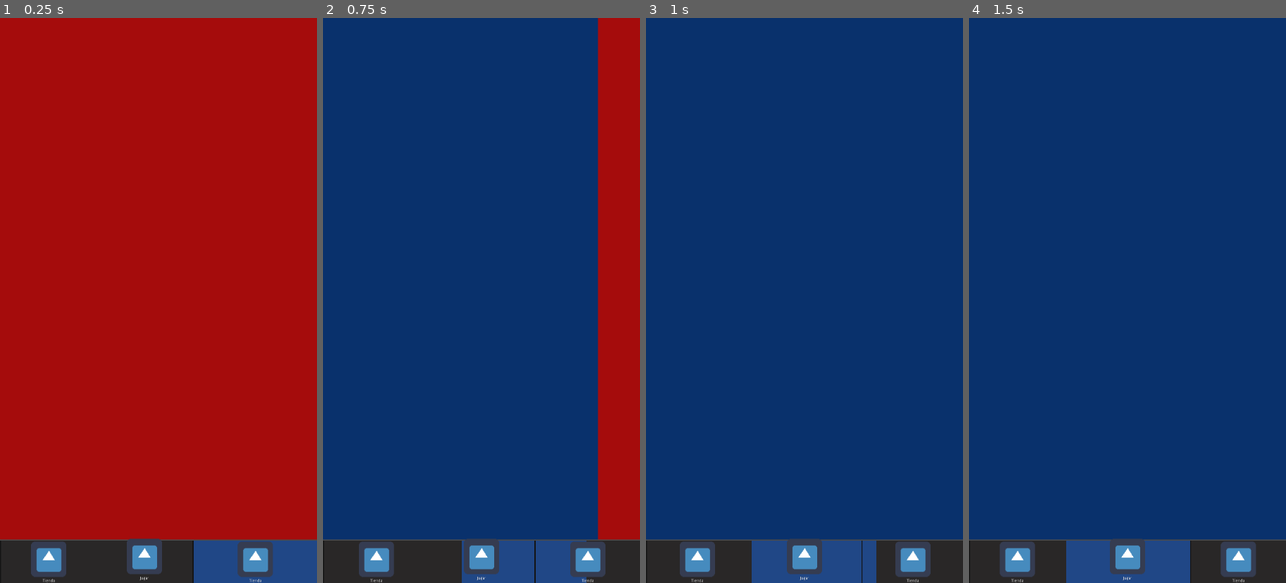
Above: before the commit, frames 1-4 (left to right).
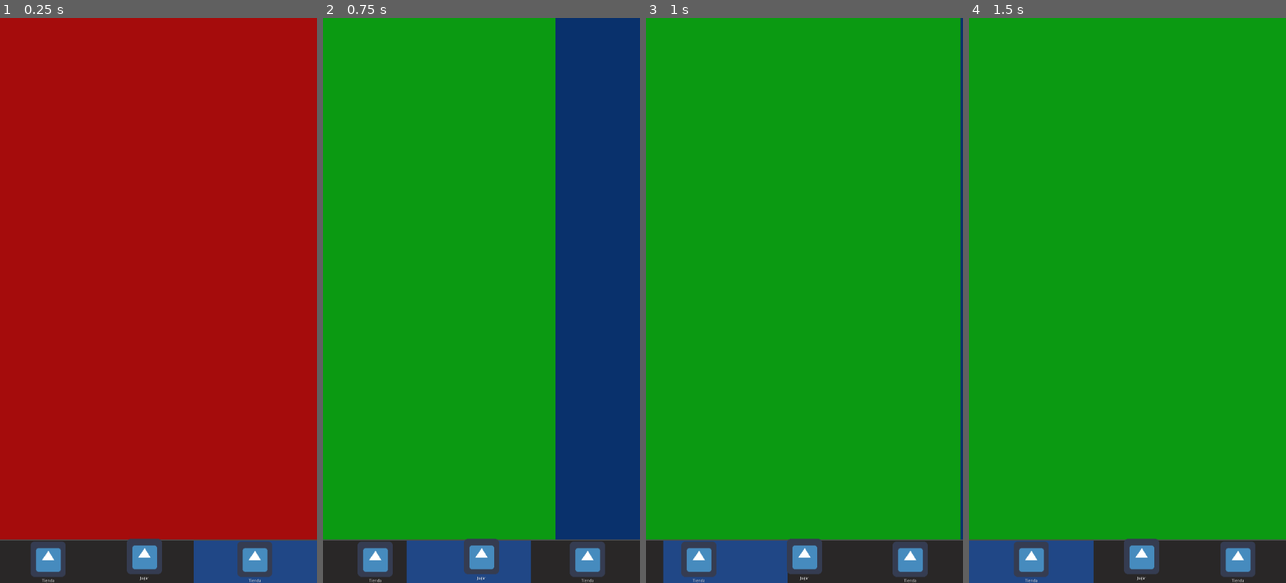
Above: after the commit, the same moments.

Repository: kevinMG01/Olympic
Game: Godot game, scene res://Mundo_general/Menu/Control.tscn
Same seed, same stepped clock (60 frames per second), same inputs: the game is played once before the commit and once after it. The project has no main scene, so this scene is started directly. The engine's default icon, where the game draws it, is replaced by a stand-in: a white triangle on a blue panel in a dark square.
Inputs (mouse positions are in pixels of both pictures, inside the frame that each line leads up to):
- Up to frame 1 (0.25 s): no input
- Up to frame 2 (0.75 s): click (370, 560) at 0.52 s
- Up to frame 3 (1 s): no input
- Up to frame 4 (1.5 s): click (1016, 560) at 1.27 s

The runs differ from the first frame. In frame 1, 0.1% of the frame differs, in the area x 9-86%, y 92-100%; in frame 2, 82%; in frame 3, 95%; in frame 4, 97%, in the area x 0-100%, y 0-100%.

Commit message:
no tocar

Diff:
--- a/Mundo_general/Menu/Control.gd
+++ b/Mundo_general/Menu/Control.gd
@@ -59,6 +59,8 @@
 
 
 
+
+
 func _on_Button_pressed(extra_arg_0):
 	scroll_to = (rect_size.x * extra_arg_0)
 	scroll_to_index = extra_arg_0
--- a/Mundo_general/Menu/Control.tscn
+++ b/Mundo_general/Menu/Control.tscn
@@ -23,10 +23,7 @@
 [sub_resource type="StyleBoxFlat" id=12]
 bg_color = Color( 0.129412, 0.282353, 0.529412, 1 )
 
-[sub_resource type="StyleBoxFlat" id=8]
-draw_center = false
-border_width_left = 4
-border_color = Color( 0.0823529, 0.0823529, 0.0823529, 1 )
+[sub_resource type="StyleBoxEmpty" id=23]
 
 [sub_resource type="StyleBoxEmpty" id=9]
 
@@ -34,7 +31,9 @@
 
 [sub_resource type="StyleBoxEmpty" id=11]
 
-[sub_resource type="StyleBoxEmpty" id=13]
+[sub_resource type="StyleBoxEmpty" id=22]
+
+[sub_resource type="StyleBoxEmpty" id=24]
 
 [sub_resource type="AnimationNodeAnimation" id=14]
 animation = "Button_step_001"
@@ -441,23 +440,22 @@
 margin_right = 327.0
 margin_bottom = 144.0
 size_flags_horizontal = 3
-custom_styles/panel = SubResource( 8 )
+custom_styles/panel = SubResource( 23 )
 
 [node name="VBoxContainer" type="VBoxContainer" parent="VBoxContainer/PanelContainer/HBoxContainer/PanelContainer"]
-margin_left = 4.0
 margin_right = 327.0
 margin_bottom = 144.0
 
 [node name="CenterContainer" type="CenterContainer" parent="VBoxContainer/PanelContainer/HBoxContainer/PanelContainer/VBoxContainer"]
-margin_right = 323.0
+margin_right = 327.0
 margin_bottom = 126.0
 size_flags_horizontal = 3
 size_flags_vertical = 3
 
 [node name="Control" type="Control" parent="VBoxContainer/PanelContainer/HBoxContainer/PanelContainer/VBoxContainer/CenterContainer"]
-margin_left = 161.0
+margin_left = 163.0
 margin_top = 63.0
-margin_right = 161.0
+margin_right = 163.0
 margin_bottom = 63.0
 
 [node name="TextureRect" type="TextureRect" parent="VBoxContainer/PanelContainer/HBoxContainer/PanelContainer/VBoxContainer/CenterContainer/Control"]
@@ -475,7 +473,7 @@
 
 [node name="Label" type="Label" parent="VBoxContainer/PanelContainer/HBoxContainer/PanelContainer/VBoxContainer"]
 margin_top = 130.0
-margin_right = 323.0
+margin_right = 327.0
 margin_bottom = 144.0
 size_flags_horizontal = 3
 text = "Tienda"
@@ -483,7 +481,6 @@
 valign = 1
 
 [node name="Button" type="Button" parent="VBoxContainer/PanelContainer/HBoxContainer/PanelContainer"]
-margin_left = 4.0
 margin_right = 327.0
 margin_bottom = 144.0
 focus_mode = 0
@@ -497,7 +494,7 @@
 margin_bottom = 144.0
 rect_min_size = Vector2( 425.427, 0 )
 size_flags_horizontal = 3
-custom_styles/panel = SubResource( 13 )
+custom_styles/panel = SubResource( 22 )
 
 [node name="VBoxContainer" type="VBoxContainer" parent="VBoxContainer/PanelContainer/HBoxContainer/PanelContainer2"]
 margin_right = 425.427
@@ -551,23 +548,22 @@
 margin_bottom = 144.0
 rect_min_size = Vector2( 0.569942, 0 )
 size_flags_horizontal = 3
-custom_styles/panel = SubResource( 8 )
+custom_styles/panel = SubResource( 24 )
 
 [node name="VBoxContainer" type="VBoxContainer" parent="VBoxContainer/PanelContainer/HBoxContainer/PanelContainer3"]
-margin_left = 4.0
 margin_right = 328.0
 margin_bottom = 144.0
 
 [node name="CenterContainer" type="CenterContainer" parent="VBoxContainer/PanelContainer/HBoxContainer/PanelContainer3/VBoxContainer"]
-margin_right = 324.0
+margin_right = 328.0
 margin_bottom = 126.0
 size_flags_horizontal = 3
 size_flags_vertical = 3
 
 [node name="Control" type="Control" parent="VBoxContainer/PanelContainer/HBoxContainer/PanelContainer3/VBoxContainer/CenterContainer"]
-margin_left = 162.0
+margin_left = 164.0
 margin_top = 63.0
-margin_right = 162.0
+margin_right = 164.0
 margin_bottom = 63.0
 
 [node name="TextureRect" type="TextureRect" parent="VBoxContainer/PanelContainer/HBoxContainer/PanelContainer3/VBoxContainer/CenterContainer/Control"]
@@ -585,7 +581,7 @@
 
 [node name="Label" type="Label" parent="VBoxContainer/PanelContainer/HBoxContainer/PanelContainer3/VBoxContainer"]
 margin_top = 130.0
-margin_right = 324.0
+margin_right = 328.0
 margin_bottom = 144.0
 size_flags_horizontal = 3
 text = "Tienda"
@@ -593,7 +589,6 @@
 valign = 1
 
 [node name="Button" type="Button" parent="VBoxContainer/PanelContainer/HBoxContainer/PanelContainer3"]
-margin_left = 4.0
 margin_right = 328.0
 margin_bottom = 144.0
 custom_styles/hover = SubResource( 9 )
@@ -613,6 +608,6 @@
 
 [connection signal="scroll_ended" from="VBoxContainer/ScrollContainer" to="." method="_on_ScrollContainer_scroll_ended"]
 [connection signal="scroll_started" from="VBoxContainer/ScrollContainer" to="." method="_on_ScrollContainer_scroll_started"]
-[connection signal="pressed" from="VBoxContainer/PanelContainer/HBoxContainer/PanelContainer/Button" to="." method="_on_Button_pressed" binds= [ 1 ]]
-[connection signal="pressed" from="VBoxContainer/PanelContainer/HBoxContainer/PanelContainer2/Button" to="." method="_on_Button_pressed" binds= [ 2 ]]
-[connection signal="pressed" from="VBoxContainer/PanelContainer/HBoxContainer/PanelContainer3/Button" to="." method="_on_Button_pressed" binds= [ 3 ]]
+[connection signal="pressed" from="VBoxContainer/PanelContainer/HBoxContainer/PanelContainer/Button" to="." method="_on_Button_pressed" binds= [ 0 ]]
+[connection signal="pressed" from="VBoxContainer/PanelContainer/HBoxContainer/PanelContainer2/Button" to="." method="_on_Button_pressed" binds= [ 1 ]]
+[connection signal="pressed" from="VBoxContainer/PanelContainer/HBoxContainer/PanelContainer3/Button" to="." method="_on_Button_pressed" binds= [ 2 ]]
Not shown: 1 places in Mundo_general/Menu/Control.tscn that only renumber resources
